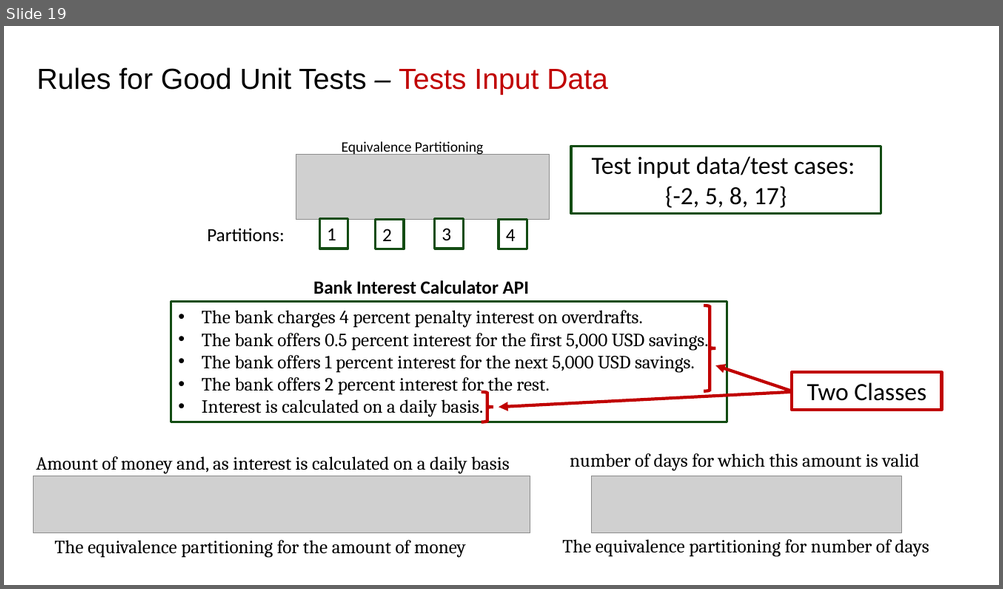
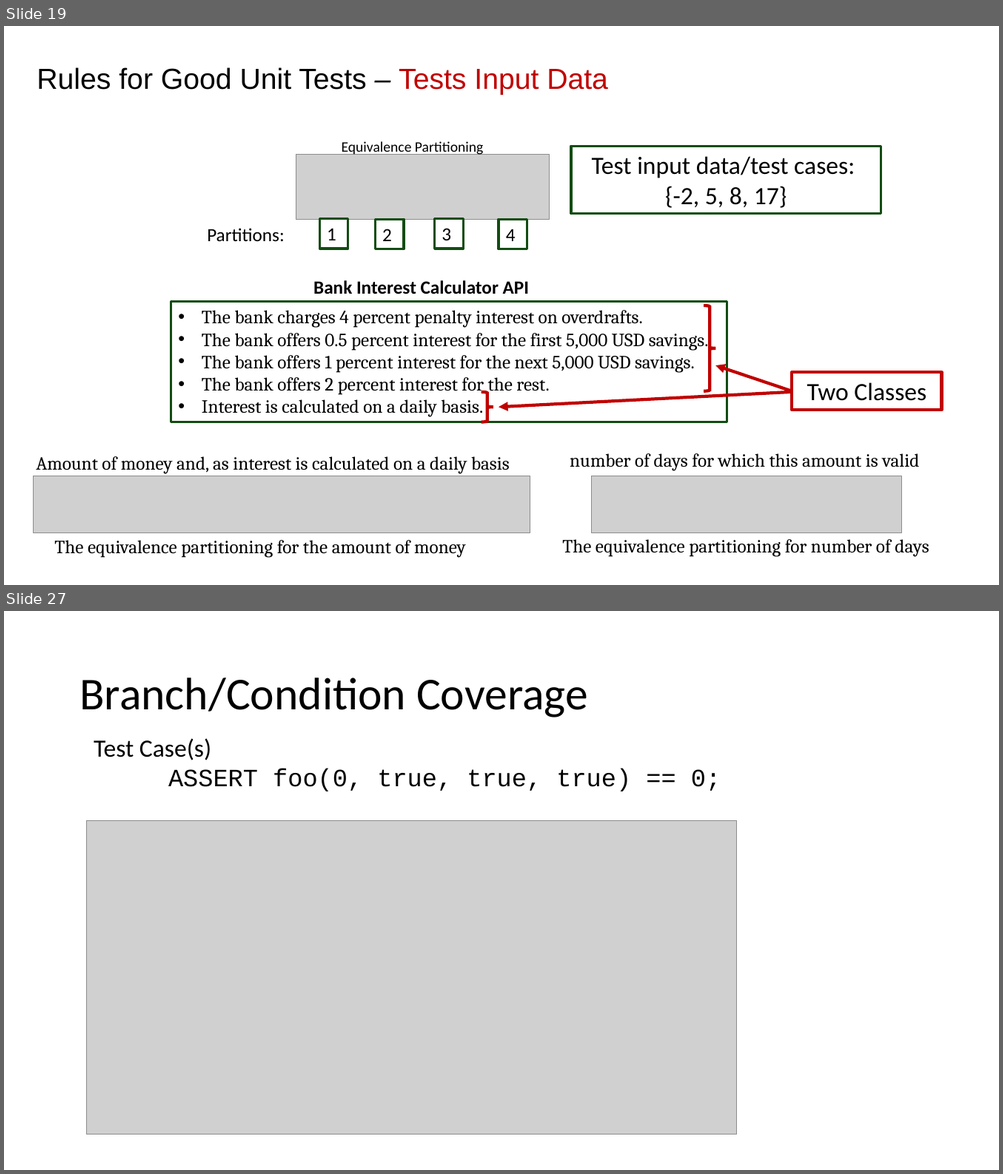
Before and after one commit to johnxu21/johnxu21.github.io, a slide deck: teaching/CS472-Spring2023/Timetable/Software_Testing.pptx. Shown one above the other, each under a label of ours: slide 19 before the commit, slides 19 and 27 after it; the slides between them are not shown. The pictures are 1003x589 and 1003x1174 pixels, drawn with LibreOffice and Linux fonts; fonts in the diff are those of the drawing; grey boxes stand for pictures. Boxes give left, top, right and bottom in pixels: in the first picture for what was removed or moved away, otherwise in the second. Text is boxed around its words. In the diff, an @@ line names an element or a change of style, - is before the commit and + after.

```diff
--- a/teaching/CS472-Spring2023/Timetable/Software_Testing.pptx
+++ b/teaching/CS472-Spring2023/Timetable/Software_Testing.pptx
@@ slide 27 added at [4, 611, 999, 1170], background #FFFFFF @@
@@ title added at [79, 678, 588, 718], 44 pt, text #000000 @@
+Branch/Condition Coverage
@@ text added at [94, 738, 720, 792], 24 pt, text #000000 @@
+Test Case(s)
+ASSERT foo(0, true, true, true) == 0;
@@ picture added at [86, 820, 737, 1135] @@
```
Also in this commit, not shown: 4 slides changed, 12 other slides added, 1 slide removed, 3 other files.
